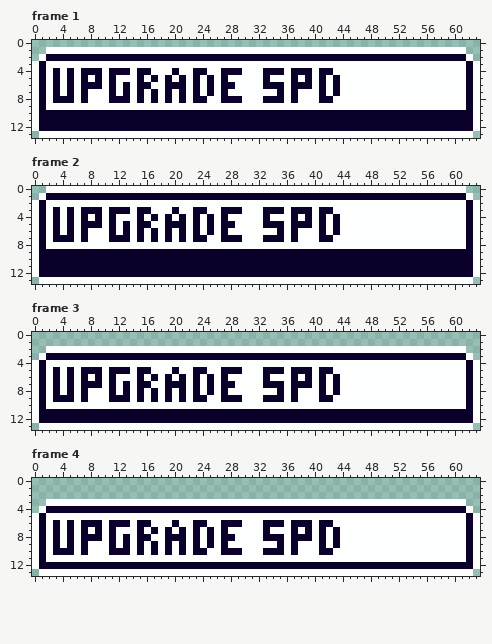
Pixel-art file: assets/ui/buttons/upgrade_resource/button-upgrade-speed.aseprite. Above, as it was before the edit.
64x14 pixels, 5 frames. Shown: frame 1, frame 2, frame 3, frame 4. The commit also changed other frames, which this record leaves out.
After:
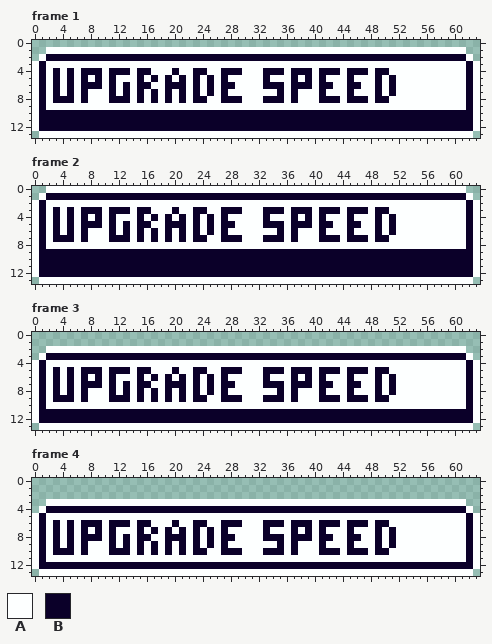
Palette (. is transparent): A #fdffff  B #0b0029
From old to new:
--- frame 1, layer "Layer 2"
@@ x 40..53 @@
  3 AAAAAAAAAAAAAA
- 4 ABBAAAAAAAAAAA
- 5 ABABAAAAAAAAAA
- 6 ABABAAAAAAAAAA
- 7 ABABAAAAAAAAAA
- 8 ABBAAAAAAAAAAA
+ 4 ABBBABBBABBAAA
+ 5 ABAAABAAABABAA
+ 6 ABBAABBAABABAA
+ 7 ABAAABAAABABAA
+ 8 ABBBABBBABBAAA
  9 AAAAAAAAAAAAAA
--- frame 2, layer "Layer 2"
@@ x 40..53 @@
  2 AAAAAAAAAAAAAA
- 3 ABBAAAAAAAAAAA
- 4 ABABAAAAAAAAAA
- 5 ABABAAAAAAAAAA
- 6 ABABAAAAAAAAAA
- 7 ABBAAAAAAAAAAA
+ 3 ABBBABBBABBAAA
+ 4 ABAAABAAABABAA
+ 5 ABBAABBAABABAA
+ 6 ABAAABAAABABAA
+ 7 ABBBABBBABBAAA
  8 AAAAAAAAAAAAAA
--- frame 3, layer "Layer 2"
@@ x 40..53 @@
  4 AAAAAAAAAAAAAA
- 5 ABBAAAAAAAAAAA
- 6 ABABAAAAAAAAAA
- 7 ABABAAAAAAAAAA
- 8 ABABAAAAAAAAAA
- 9 ABBAAAAAAAAAAA
+ 5 ABBBABBBABBAAA
+ 6 ABAAABAAABABAA
+ 7 ABBAABBAABABAA
+ 8 ABAAABAAABABAA
+ 9 ABBBABBBABBAAA
 10 AAAAAAAAAAAAAA
--- frame 4, layer "Layer 2"
@@ x 40..53 @@
  5 AAAAAAAAAAAAAA
- 6 ABBAAAAAAAAAAA
- 7 ABABAAAAAAAAAA
- 8 ABABAAAAAAAAAA
- 9 ABABAAAAAAAAAA
-10 ABBAAAAAAAAAAA
+ 6 ABBBABBBABBAAA
+ 7 ABAAABAAABABAA
+ 8 ABBAABBAABABAA
+ 9 ABAAABAAABABAA
+10 ABBBABBBABBAAA
 11 AAAAAAAAAAAAAA
Changed places in both pictures, as pixel boxes (x1, y1, x2, y2):
changed: (326, 68, 396, 103)
changed: (326, 207, 396, 242)
changed: (326, 367, 396, 402)
changed: (326, 520, 396, 555)
